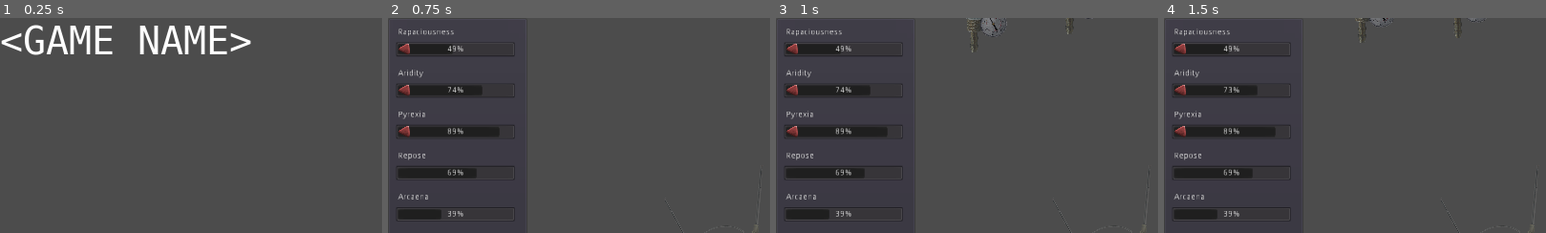
Above: before the commit, frames 1-4 (left to right).
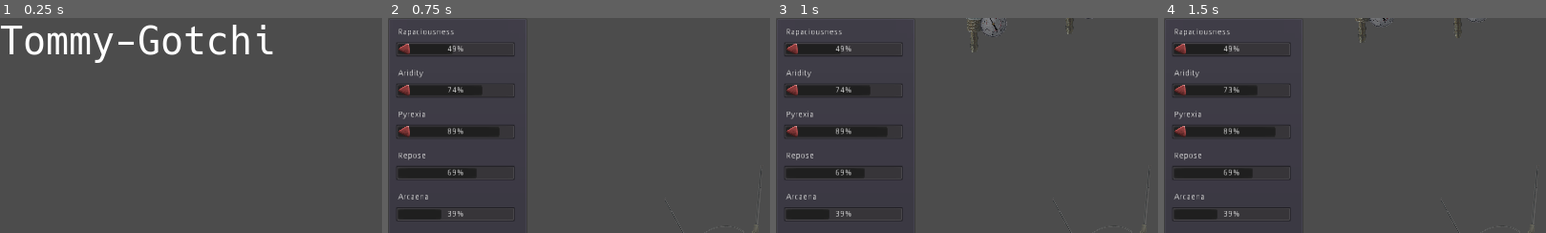
Above: after the commit, the same moments.

Repository: BlackBrad/KiwiJam2021
Game: Godot game, scene res://Scenes/MainMenu.tscn
Two runs of this game, one before a commit and one after it. Both use one fixed random seed, a clock stepped at 60 frames per second and the inputs below.
Inputs (mouse positions are % of the whole screen's width and height, from its top left):
- Up to frame 1 (0.25 s): no input
- Up to frame 2 (0.75 s): click "Play" at 0.5 s
- Up to frame 3 (1 s): no input
- Up to frame 4 (1.5 s): drag from (50, 0) to (88, 28) at 1.27 s
The pictures show only the part of the screen within x 0-50%, y 0-50%; the shares and areas given below are measured in that part.

The runs differ from the first frame. In frame 1, 4.0% of the frame differs, in the area x 0-72%, y 3-21%; in frame 2, nothing differs; in frame 3, nothing differs; in frame 4, nothing differs.

Commit message:
Name game

Diff:
--- a/Scenes/MainMenu.tscn
+++ b/Scenes/MainMenu.tscn
@@ -21,7 +21,7 @@
 margin_right = 40.0
 margin_bottom = 14.0
 custom_fonts/font = SubResource( 1 )
-text = "<GAME NAME>"
+text = "Tommy-Gotchi"
 
 [node name="PlayButton" type="Button" parent="."]
 margin_left = 13.4848
